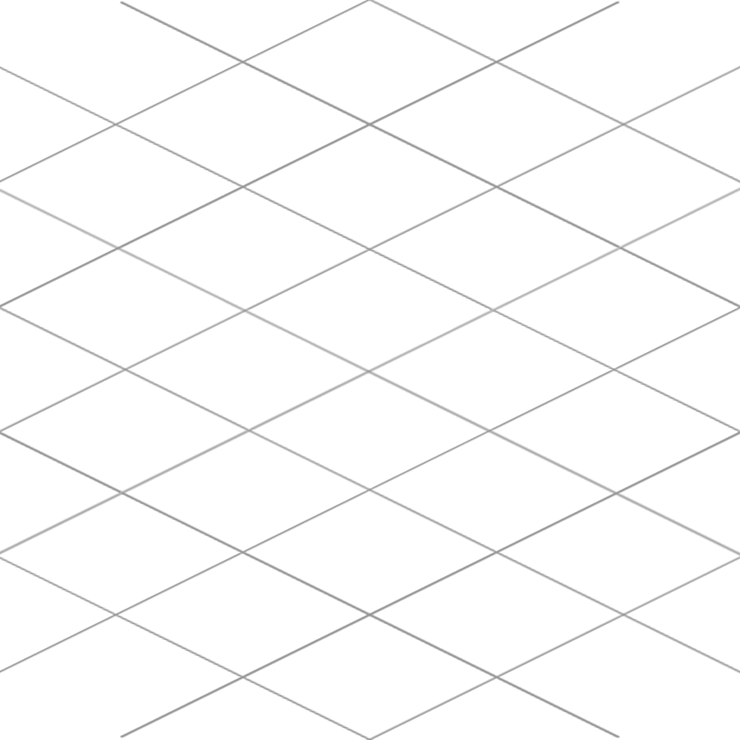
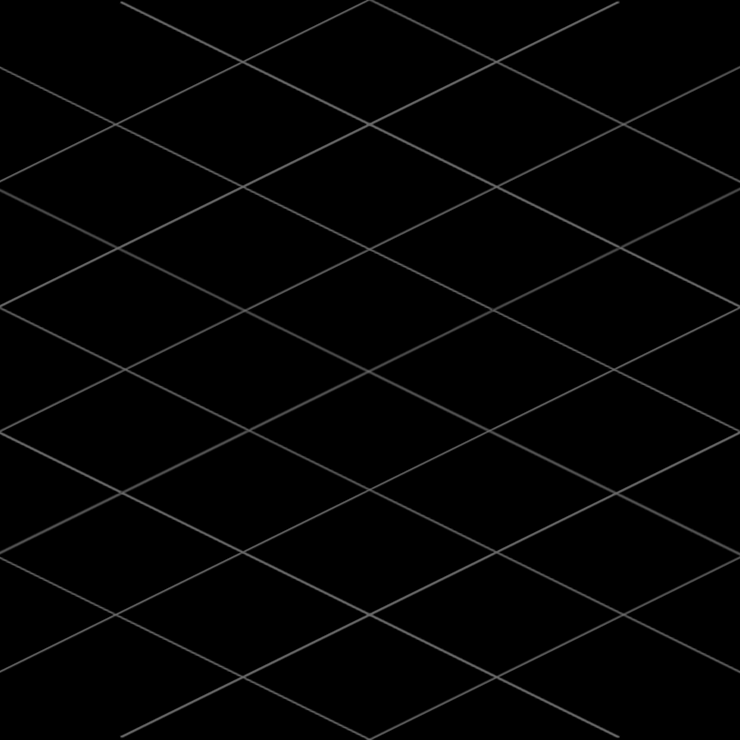
Layered file, before and after one edit (740 × 740). Changes by layer:
painted on "Layer 2 copy 2" over [0, 0, 740, 740]
showed "Layer 1", painted on it over [0, 0, 740, 740]
